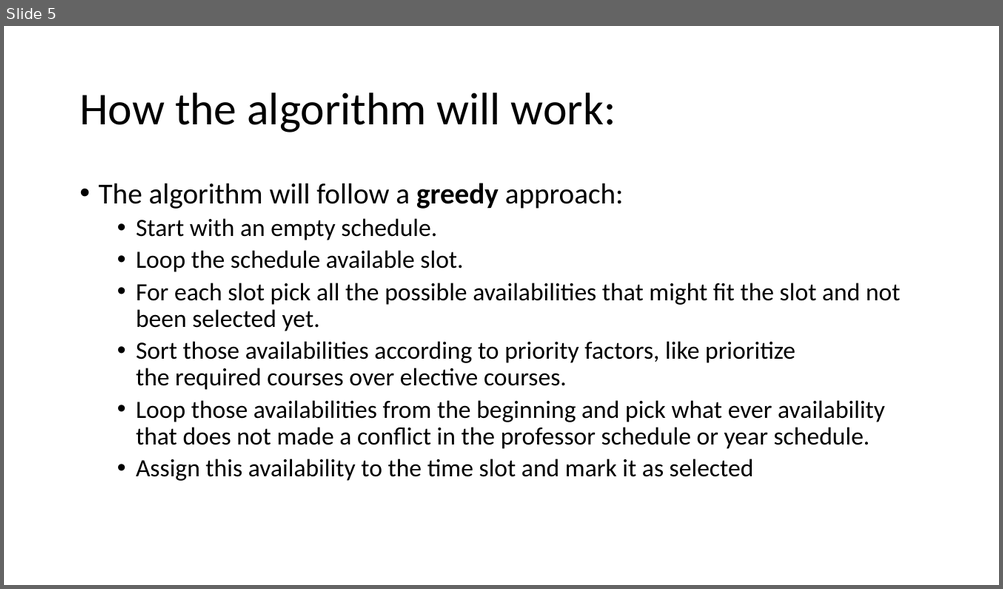
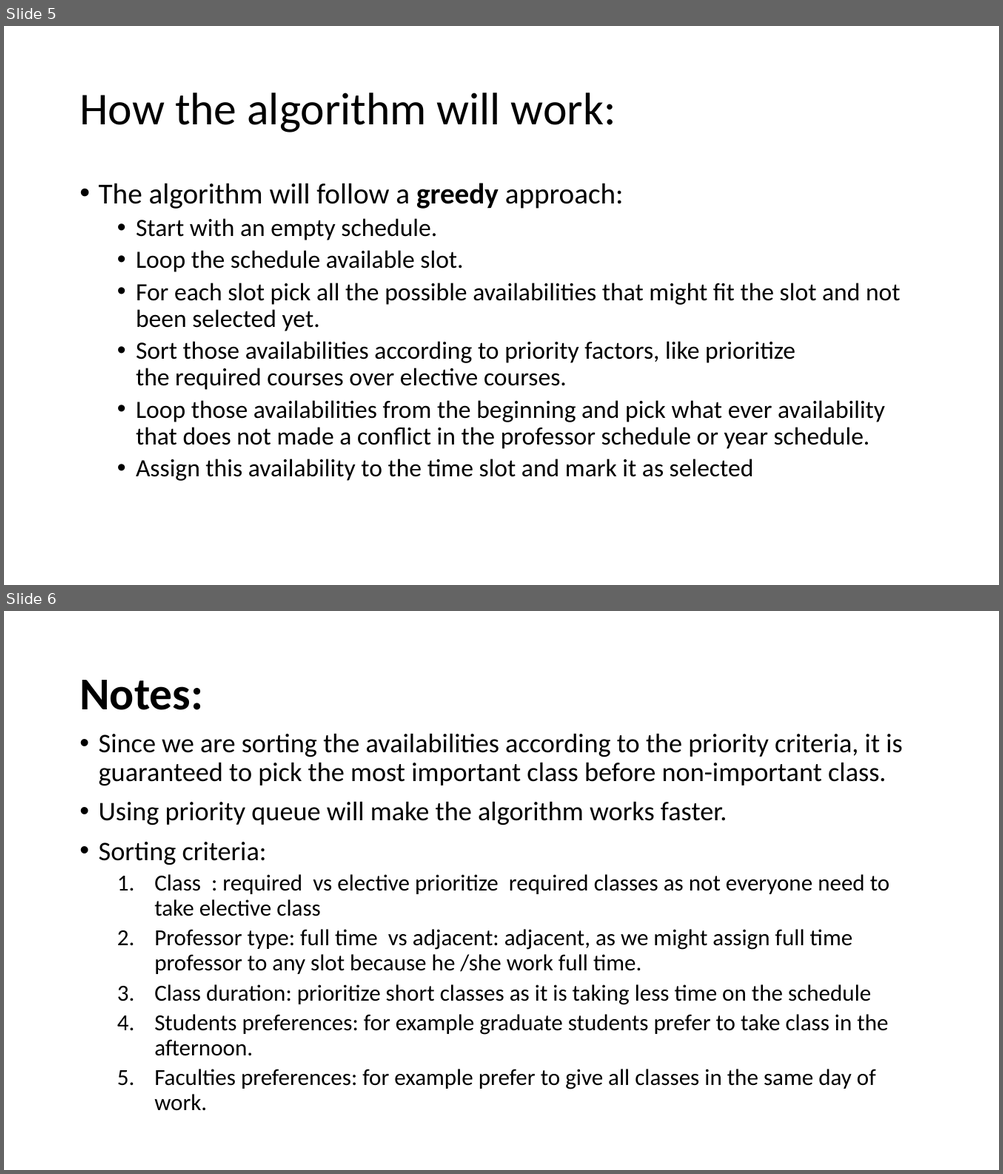
Before and after one commit to omaranBazna/schedule, a slide deck: algorithm design.pptx. Shown one above the other, each under a label of ours: slide 5 before the commit, slides 5 and 6 after it. The pictures are 1003x589 and 1003x1174 pixels, drawn with LibreOffice and Linux fonts; fonts in the diff are those of the drawing. Boxes give left, top, right and bottom in pixels: in the first picture for what was removed or moved away, otherwise in the second. Text is boxed around its words. In the diff, an @@ line names an element or a change of style, - is before the commit and + after.

```diff
--- a/algorithm design.pptx
+++ b/algorithm design.pptx
@@ slide 6 added at (x1=4, y1=611, x2=999, y2=1170), background #FFFFFF @@
@@ title added at (x1=79, y1=680, x2=203, y2=710), 44 pt, text #000000, bold @@
+Notes:
@@ text added at (x1=99, y1=733, x2=902, y2=1111), 22.2 pt, text #000000 @@
+• Since we are sorting the availabilities according to the priority criteria, it is guaranteed to pick the most important class before non-important class.
+• Using priority queue will make the algorithm works faster.
+• Sorting criteria:
+  1. Class : required vs elective prioritize required classes as not everyone need to take elective class
+  2. Professor type: full time vs adjacent: adjacent, as we might assign full time professor to any slot because he /she work full time.
+  3. Class duration: prioritize short classes as it is taking less time on the schedule
+  4. Students preferences: for example graduate students prefer to take class in the afternoon.
+  5. Faculties preferences: for example prefer to give all classes in the same day of work.
```
